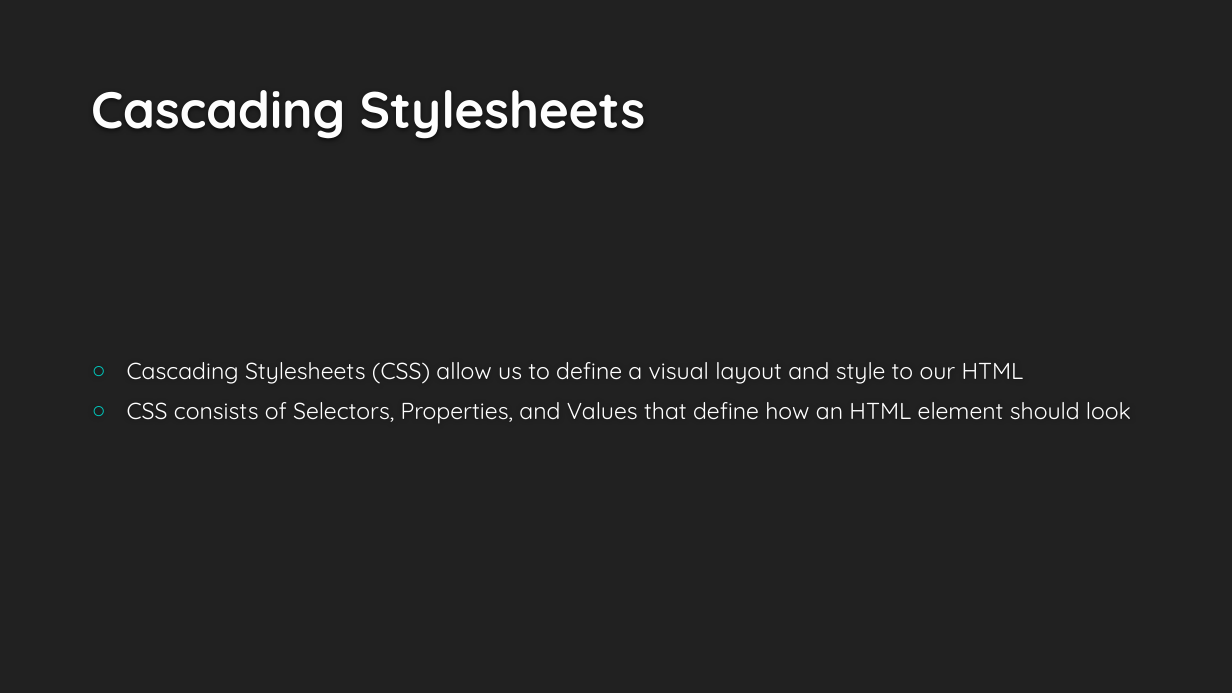
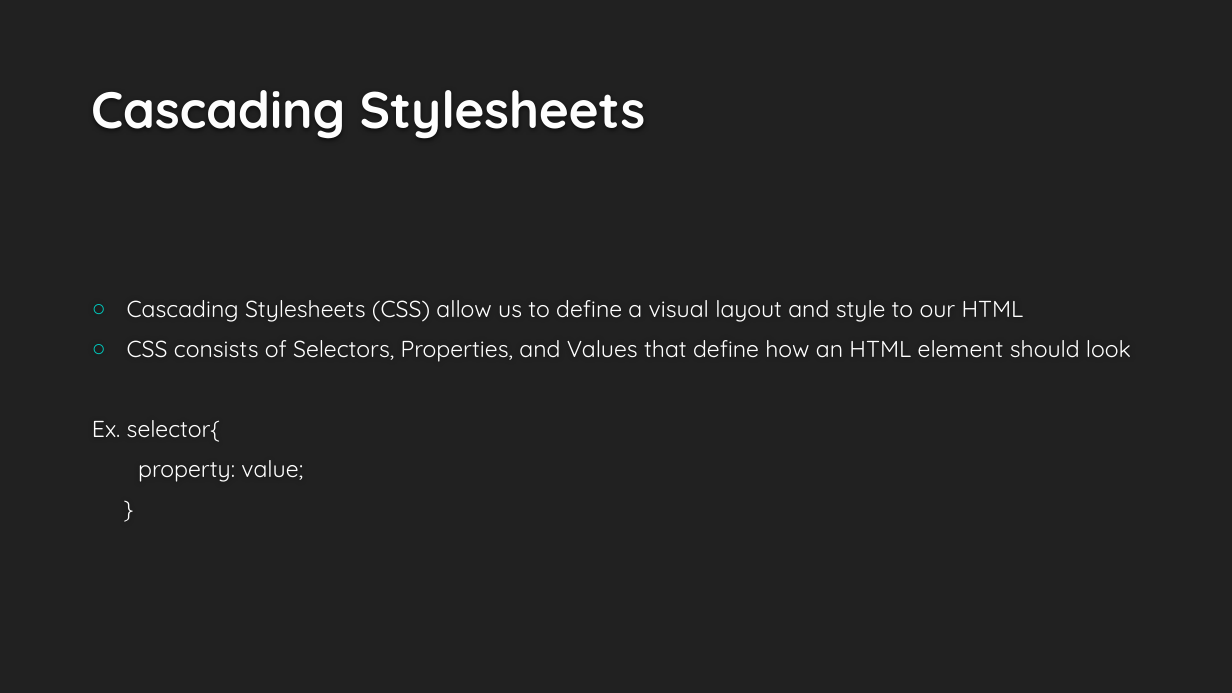
Before and after one commit to binaryfever/WNM617, a slide deck: slide 19 of Week One/Week1Slides.pptx. Drawn at 1232x693 pixels with LibreOffice and Linux fonts; fonts in the diff are those of the drawing; background and template pictures are left out. Boxes give left, top, right and bottom in pixels: in the first picture for what was removed or moved away, otherwise in the second. Text is boxed around its words. In the diff, an @@ line names an element or a change of style, - is before the commit and + after.

```diff
--- a/Week One/Week1Slides.pptx
+++ b/Week One/Week1Slides.pptx
@@ text at (92, 420, 303, 482): paragraphs added @@
+Ex. selector{
+property: value;
+}
```
Also in this commit, not shown: 4 other slides changed, 1 other file.
